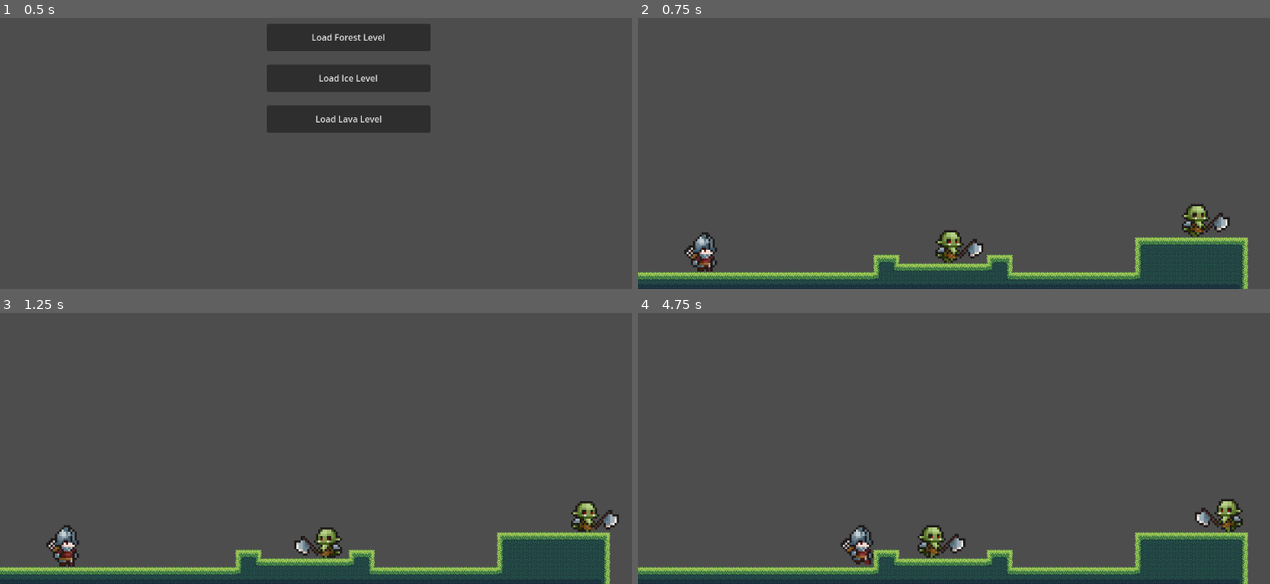
Above: before the commit, frames 1-4 (two rows, left to right).
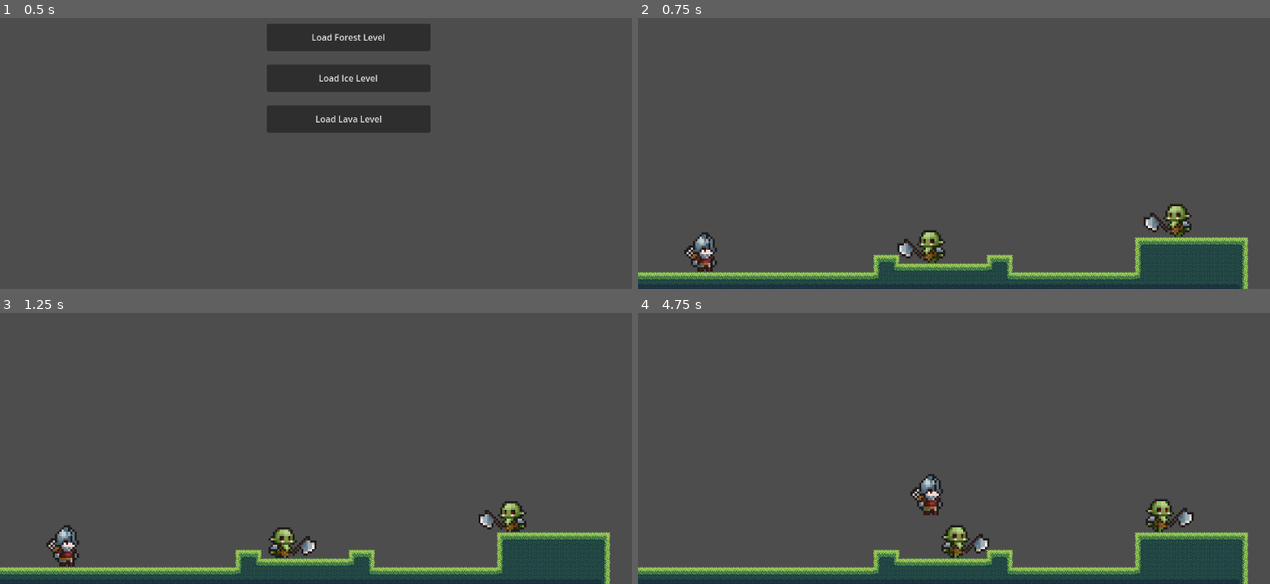
Above: after the commit, the same moments.

Repository: sriramadhenu/mage-race
Game: Godot game, scene res://scenes/ui/level_loader.tscn
Same seed, same stepped clock (60 frames per second), same inputs: the game is played once before the commit and once after it.
Inputs:
- Up to frame 1 (0.5 s): no input
- Up to frame 2 (0.75 s): click "Load Forest Level" at 0.5 s
- Up to frame 3 (1.25 s): no input
- Up to frame 4 (4.75 s): hold D (player_forward, bound only before the commit) 1.28-2.78 s; tap E (dash, bound only after the commit) at 1.35, 2.3, 2.85, 3.6 s; tap Up (jump, bound only after the commit) at 1.52, 1.55, 1.82, 2.1, 2.27, 2.57, 3.05, 3.77, 4.07, 4.35, 4.52 s; hold Left (move_left, bound only after the commit) 2.78-3.53 s; hold D (player_forward, bound only before the commit) from 3.53 s (still down)

Frame 1 is identical in both runs. In frame 2, 2.0% of the frame differs, in the area x 40-94%, y 68-91%; in frame 3, 2.0%; in frame 4, 3.0%, in the area x 32-96%, y 59-93%.

Commit message:
Added working commands for players: dash, jump, move l/r

Diff:
--- a/project.godot
+++ b/project.godot
@@ -22,16 +22,29 @@
 
 [input]
 
-player_forward={
+move_right={
 "deadzone": 0.2,
-"events": [Object(InputEventKey,"resource_local_to_scene":false,"resource_name":"","device":-1,"window_id":0,"alt_pressed":false,"shift_pressed":false,"ctrl_pressed":false,"meta_pressed":false,"pressed":false,"keycode":0,"physical_keycode":68,"key_label":0,"unicode":100,"location":0,"echo":false,"script":null)
-, Object(InputEventKey,"resource_local_to_scene":false,"resource_name":"","device":-1,"window_id":0,"alt_pressed":false,"shif …(180 unchanged characters)…
+"events": [Object(InputEventKey,"resource_local_to_scene":false,"resource_name":"","device":0,"window_id":0,"alt_pressed":false,"shift_pressed":false,"ctrl_pressed":false,"meta_pressed":false,"pressed":false,"keycode":0,"physical_keycode":68,"key_label":0,"unicode":0,"location":0,"echo":false,"script":null)
+, Object(InputEventKey,"resource_local_to_scene":false,"resource_name":"","device":0,"window_id":0,"alt_pressed":false,"shif …(180 unchanged characters)…
 ]
 }
-player_backward={
+move_left={
 "deadzone": 0.2,
-"events": [Object(InputEventKey,"resource_local_to_scene":false,"resource_name":"","device":-1,"window_id":0,"alt_pressed":false,"shift_pressed":false,"ctrl_pressed":false,"meta_pressed":false,"pressed":false,"keycode":0,"physical_keycode":65,"key_label":0,"unicode":97,"location":0,"echo":false,"script":null)
-, Object(InputEventKey,"resource_local_to_scene":false,"resource_name":"","device":-1,"window_id":0,"alt_pressed":false,"shift_pressed":false,"ctrl_pressed":false,"meta_pressed":false,"pressed":false,"keycode":0,"physical_keycode":4194319,"key_label":0,"unicode":0,"location":0,"echo":false,"script":null)
+"events": [Object(InputEventKey,"resource_local_to_scene":false,"resource_name":"","device":0,"window_id":0,"alt_pressed":false,"shift_pressed":false,"ctrl_pressed":false,"meta_pressed":false,"pressed":false,"keycode":0,"physical_keycode":4194319,"key_label":0,"unicode":0,"location":0,"echo":false,"script":null)
+, Object(InputEventKey,"resource_local_to_scene":false,"resource_name":"","device":0,"window_id":0,"alt_pressed":false,"shift_pressed":false,"ctrl_pressed":false,"meta_pressed":false,"pressed":false,"keycode":0,"physical_keycode":65,"key_label":0,"unicode":0,"location":0,"echo":false,"script":null)
+]
+}
+jump={
+"deadzone": 0.2,
+"events": [Object(InputEventKey,"resource_local_to_scene":false,"resource_name":"","device":0,"window_id":0,"alt_pressed":false,"shift_pressed":false,"ctrl_pressed":false,"meta_pressed":false,"pressed":false,"keycode":0,"physical_keycode":4194320,"key_label":0,"unicode":0,"location":0,"echo":false,"script":null)
+, Object(InputEventKey,"resource_local_to_scene":false,"resource_name":"","device":0,"window_id":0,"alt_pressed":false,"shift_pressed":false,"ctrl_pressed":false,"meta_pressed":false,"pressed":false,"keycode":0,"physical_keycode":87,"key_label":0,"unicode":0,"location":0,"echo":false,"script":null)
+]
+}
+dash={
+"deadzone": 0.2,
+"events": [Object(InputEventKey,"resource_local_to_scene":false,"resource_name":"","device":0,"window_id":0,"alt_pressed":false,"shift_pressed":false,"ctrl_pressed":false,"meta_pressed":false,"pressed":false,"keycode":0,"physical_keycode":69,"key_label":0,"unicode":0,"location":0,"echo":false,"script":null)
+, Object(InputEventKey,"resource_local_to_scene":false,"resource_name":"","device":0,"window_id":0,"alt_pressed":false,"shift_pressed":true,"ctrl_pressed":false,"meta_pressed":false,"pressed":false,"keycode":0,"physical_keycode":4194321,"key_label":0,"unicode":0,"location":0,"echo":false,"script":null)
+, Object(InputEventKey,"resource_local_to_scene":false,"resource_name":"","device":0,"window_id":0,"alt_pressed":false,"shift_pressed":true,"ctrl_pressed":false,"meta_pressed":false,"pressed":false,"keycode":0,"physical_keycode":4194319,"key_label":0,"unicode":0,"location":0,"echo":false,"script":null)
 ]
 }
 
--- /dev/null
+++ b/scenes/characters/character.tscn
@@ -0,0 +1,13 @@
+[gd_scene load_steps=3 format=3 uid="uid://egdt7p66lrjq"]
+
+[ext_resource type="Script" uid="uid://dxqbdy6yf70pm" path="res://scripts/character.gd" id="1_x31xa"]
+
+[sub_resource type="RectangleShape2D" id="RectangleShape2D_f826p"]
+
+[node name="Character" type="CharacterBody2D"]
+script = ExtResource("1_x31xa")
+
+[node name="CollisionShape2D" type="CollisionShape2D" parent="."]
+shape = SubResource("RectangleShape2D_f826p")
+
+[node name="Sprite2D" type="Sprite2D" parent="."]
--- a/scenes/characters/player.tscn
+++ b/scenes/characters/player.tscn
@@ -1,9 +1,9 @@
 [gd_scene load_steps=27 format=3 uid="uid://biufvwmgorgev"]
 
-[ext_resource type="Texture2D" uid="uid://d2cuxek47fi5u" path="res://assets/sprites/Soldier/Soldier/Soldier-Attack01.png" id="1_76oj4"]
+[ext_resource type="Texture2D" uid="uid://d2cuxek47fi5u" path="res://assets/sprites/Soldier/Soldier-Attack01.png" id="1_76oj4"]
 [ext_resource type="Script" uid="uid://lcfrvnq01hhq" path="res://scripts/player/player.gd" id="1_dyp2m"]
-[ext_resource type="Texture2D" uid="uid://ph74n20q7acf" path="res://assets/sprites/Soldier/Soldier/Soldier-Idle.png" id="1_rp718"]
-[ext_resource type="Texture2D" uid="uid://dfq1e2r7pfuxo" path="res://assets/sprites/Soldier/Soldier/Soldier-Walk.png" id="2_yewv4"]
+[ext_resource type="Texture2D" uid="uid://ph74n20q7acf" path="res://assets/sprites/Soldier/Soldier-Idle.png" id="1_rp718"]
+[ext_resource type="Texture2D" uid="uid://dfq1e2r7pfuxo" path="res://assets/sprites/Soldier/Soldier-Walk.png" id="2_yewv4"]
 
 [sub_resource type="AtlasTexture" id="AtlasTexture_g66nw"]
 atlas = ExtResource("1_76oj4")
@@ -180,3 +180,15 @@
 [node name="CollisionShape2D" type="CollisionShape2D" parent="."]
 position = Vector2(-6, -8)
 shape = SubResource("RectangleShape2D_dyp2m")
+
+[node name="Audio" type="Node2D" parent="."]
+
+[node name="jump" type="AudioStreamPlayer2D" parent="Audio"]
+
+[node name="dash" type="AudioStreamPlayer2D" parent="Audio"]
+
+[node name="hurt" type="AudioStreamPlayer2D" parent="Audio"]
+
+[node name="spawn" type="AudioStreamPlayer2D" parent="Audio"]
+
+[node name="death" type="AudioStreamPlayer2D" parent="Audio"]
--- /dev/null
+++ b/scenes/dialogue_box.tscn
@@ -0,0 +1,12 @@
+[gd_scene format=3 uid="uid://cfd86qccjlkrv"]
+
+[node name="DialogueBox" type="MarginContainer"]
+
+[node name="NinePatchRect" type="NinePatchRect" parent="."]
+layout_mode = 2
+
+[node name="MarginContainer" type="MarginContainer" parent="."]
+layout_mode = 2
+
+[node name="Label" type="Label" parent="MarginContainer"]
+layout_mode = 2
--- a/scenes/levels/level_forest.tscn
+++ b/scenes/levels/level_forest.tscn
@@ -1,8 +1,10 @@
-[gd_scene load_steps=6 format=4 uid="uid://xm64rd5b2omd"]
+[gd_scene load_steps=8 format=4 uid="uid://xm64rd5b2omd"]
 
 [ext_resource type="Texture2D" uid="uid://lq81smlyojn8" path="res://assets/tilesets/jungle tileset/jungle tileset.png" id="1_om5tm"]
+[ext_resource type="PackedScene" uid="uid://cfd86qccjlkrv" path="res://scenes/dialogue_box.tscn" id="2_5341k"]
 [ext_resource type="PackedScene" uid="uid://biufvwmgorgev" path="res://scenes/characters/player.tscn" id="2_tbxb2"]
 [ext_resource type="PackedScene" uid="uid://ckc0q8k0gl23y" path="res://scenes/characters/orc_enemy.tscn" id="3_4tf07"]
+[ext_resource type="Script" uid="uid://cw2xgyxiqhtri" path="res://scripts/dialogue_box.gd" id="3_fck32"]
 
 [sub_resource type="TileSetAtlasSource" id="TileSetAtlasSource_tbxb2"]
 texture = ExtResource("1_om5tm")
@@ -367,7 +369,13 @@
 [node name="Camera2D" type="Camera2D" parent="."]
 position = Vector2(640, 360)
 
+[node name="DialogueBox" parent="Camera2D" instance=ExtResource("2_5341k")]
+unique_name_in_owner = true
+visible = false
+script = ExtResource("3_fck32")
+
 [node name="Player" parent="." instance=ExtResource("2_tbxb2")]
+unique_name_in_owner = true
 position = Vector2(121, 660)
 
 [node name="OrcEnemy" parent="." instance=ExtResource("3_4tf07")]
--- /dev/null
+++ b/scripts/character.gd
@@ -0,0 +1,61 @@
+class_name Character
+extends CharacterBody2D
+
+signal CharacterDirectionChange(facing:Facing)
+
+enum Facing {
+	LEFT,
+	RIGHT
+}
+
+const TERMINAL_VELOCITY = 700
+const DEFAULT_JUMP_VELOCITY = -400
+const DEFAULT_MOVE_VELOCITY = 300
+
+# Movement variables
+var movement_speed = DEFAULT_MOVE_VELOCITY
+var jump_velocity = DEFAULT_JUMP_VELOCITY
+
+# Command references
+var right_cmd: Command
+var left_cmd: Command
+var up_cmd: Command
+var idle: Command
+var dash_cmd: Command
+
+# State flags
+var facing: Facing = Facing.RIGHT
+var jumping: bool = false
+
+var gravity: int = ProjectSettings.get("physics/2d/default_gravity")
+var _horizontal_input: float
+
+@onready var sprite: AnimatedSprite2D = $AnimatedSprite2D
+@onready var dialogue_box: DialogueBox = %DialogueBox
+
+func _ready() -> void:
+	jumping = false
+
+	change_facing(facing)
+
+func move(value: float) -> void:
+	"""Set horizontal input direction"""
+	_horizontal_input = value
+
+func change_facing(new_facing: Facing) -> void:
+	facing = new_facing
+	sprite.flip_h = (facing == Facing.LEFT)
+	emit_signal("CharacterDirectionChange", facing)
+
+func command_callback(_name:String) -> void:
+	pass
+
+func _physics_process(delta: float) -> void:
+	_apply_gravity(delta)
+	_apply_movement(delta)
+
+func _apply_movement(_delta: float):
+	move_and_slide()
+
+func _apply_gravity(delta : float) -> void:
+	velocity.y = minf(TERMINAL_VELOCITY, velocity.y + gravity * delta)
--- /dev/null
+++ b/scripts/commands/command.gd
@@ -0,0 +1,9 @@
+@abstract class_name Command
+
+enum Status {
+	ACTIVE,
+	DONE,
+	ERROR,
+}
+
+@abstract func execute(_character: Character) -> Status
--- /dev/null
+++ b/scripts/commands/player/dash_command.gd
@@ -0,0 +1,50 @@
+class_name DashCommand
+extends Command
+
+# dash states
+var is_dashing: bool = false
+var can_dash: bool = true
+var dash_timer: float = 0.0
+var cooldown_timer: float = 0.0
+var dash_direction: Vector2 = Vector2.ZERO
+
+const DASH_SPEED := 500.0
+const DASH_DURATION := 0.7
+const DASH_COOLDOWN := 1.0
+
+
+func execute(character: Character) -> Status:
+	# cannot dash if in cooldown or already dashing
+	if not can_dash or is_dashing:
+		return Status.ERROR
+
+	# determine dash direction based on character facing
+	if character.facing == Character.Facing.RIGHT:
+		dash_direction = Vector2.RIGHT
+	else:
+		dash_direction = Vector2.LEFT
+
+	# Activate dash
+	is_dashing = true
+	can_dash = false
+	dash_timer = DASH_DURATION
+	character.velocity.x = dash_direction.x * DASH_SPEED
+	character.command_callback("dash")
+
+	return Status.DONE
+
+
+func update(character: Character, delta: float) -> void:
+	# if dashing, reduce timer
+	if is_dashing:
+		dash_timer -= delta
+		if dash_timer <= 0.0:
+			is_dashing = false
+			character.velocity.x = 0
+			cooldown_timer = DASH_COOLDOWN
+
+	# Cooldown handling
+	if not can_dash:
+		cooldown_timer -= delta
+		if cooldown_timer <= 0.0:
+			can_dash = true
--- /dev/null
+++ b/scripts/commands/player/idle_command.gd
@@ -0,0 +1,6 @@
+class_name IdleCommand
+extends Command
+
+func execute(character: Character) -> Status:
+	character.velocity.x = 0
+	return Status.DONE
--- /dev/null
+++ b/scripts/commands/player/jump_command.gd
@@ -0,0 +1,10 @@
+class_name JumpCommand
+extends Command
+
+func execute(character: Character) -> Status:
+	if character.is_on_floor():
+		character.velocity.y = character.jump_velocity
+		character.jumping = true
+		character.command_callback("jump")
+
+	return Status.DONE
--- /dev/null
+++ b/scripts/commands/player/move_left_command.gd
@@ -0,0 +1,11 @@
+class_name MoveLeftCommand
+extends Command
+
+func execute(character: Character) -> Status:
+	if character.dash_cmd.is_dashing:
+		return Status.DONE
+	var input = -1 * character.movement_speed
+	character.velocity.x = input
+	character.sprite.flip_h = true
+	character.change_facing(Character.Facing.LEFT)
+	return Status.DONE
--- /dev/null
+++ b/scripts/commands/player/move_right_command.gd
@@ -0,0 +1,11 @@
+class_name MoveRightCommand
+extends Command
+
+func execute(character: Character) -> Status:
+	if character.dash_cmd.is_dashing:
+		return Status.DONE
+	var input = character.movement_speed
+	character.velocity.x = input
+	character.sprite.flip_h = false
+	character.change_facing(Character.Facing.RIGHT)
+	return Status.DONE
--- /dev/null
+++ b/scripts/dialogue_box.gd
@@ -0,0 +1,5 @@
+class_name DialogueBox
+extends MarginContainer
+
+@onready var label:Label = $MarginContainer/Label
+@onready var nine_patch:NinePatchRect = $NinePatchRect
--- a/scripts/player/player.gd
+++ b/scripts/player/player.gd
@@ -1,21 +1,94 @@
-extends CharacterBody2D
+class_name Player
+extends Character
 
-const WALK_SPEED = 300
+@export var health:int = 100
 
-@onready var sprite = $AnimatedSprite2D
+# player states
+var _damaged:bool = false
+var _dead:bool = false
+var cmd_list : Array[Command]
 
-func _process(_delta: float):
-	var dir_x := 0
-	if Input.is_action_pressed("player_forward"):
-		dir_x += 1
-	if Input.is_action_pressed("player_backward"):
-		dir_x -= 1
+func _ready() -> void:
+	bind_player_input_commands()
+	command_callback("spawn")
 
-	velocity.x = dir_x * WALK_SPEED
-	move_and_slide()
+func _physics_process(delta: float) -> void:
+	if _dead:
+		return
+	# Update dash every frame (important)
+	dash_cmd.update(self, delta)
 
-	if dir_x != 0:
-		sprite.flip_h = dir_x < 0
-		sprite.play("walk")
+	# If any queued commands exist, process them first
+	if len(cmd_list)>0:
+		var command_status:Command.Status = cmd_list.front().execute(self)
+		#if command_status == Command.Status.ACTIVE:
+		if Command.Status.DONE == command_status:
+			cmd_list.pop_front()
+		super(delta)
+		return
+
+	var move_input = Input.get_action_strength("move_right") - Input.get_action_strength("move_left")
+	if Input.is_action_just_pressed("jump"):
+		var jump_cmd = JumpCommand.new()
+		jump_cmd.execute(self)
+	if Input.is_action_just_pressed("dash"):
+		dash_cmd.execute(self)
+
+	if move_input > 0.1:
+		right_cmd.execute(self)
+	elif move_input < -0.1:
+		left_cmd.execute(self)
 	else:
-		sprite.play("idle")
+		idle.execute(self)
+
+	super(delta)
+
+func bind_player_input_commands():
+	right_cmd = MoveRightCommand.new()
+	left_cmd = MoveLeftCommand.new()
+	up_cmd = JumpCommand.new()
+	idle = IdleCommand.new()
+	dash_cmd = DashCommand.new()
+
+func unbind_player_input_commands():
+	right_cmd = IdleCommand.new()
+	left_cmd = IdleCommand.new()
+	up_cmd = IdleCommand.new()
+	idle = IdleCommand.new()
+	dash_cmd = IdleCommand.new()
+
+func take_damage(dmg: int) -> void:
+	health -= dmg
+	_damaged = true
+
+	if health <= 0:
+		_die()
+	else:
+		command_callback("hurt")
+
+func _die() -> void:
+	_dead = true
+	command_callback("death")
+
+func resurrect() -> void:
+	_dead = false
+	health = 100
+	command_callback("undeath")
+
+
+func command_callback(cmd_name:String) -> void:
+	match cmd_name:
+		"jump":
+			_play($Audio/jump)
+		"dash":
+			_play($Audio/dash)
+		"hurt":
+			_play($Audio/hurt)
+		"death":
+			_play($Audio/defeat)
+		"spawn":
+			_play($Audio/spawn)
+
+func _play(player:AudioStreamPlayer2D) -> void:
+	if !player.playing:
+		player.play()
Not shown, added: scripts/character.gd.uid
Not shown, added: scripts/commands/command.gd.uid
Not shown, added: scripts/commands/player/dash_command.gd.uid
Not shown, added: scripts/commands/player/idle_command.gd.uid
Not shown, added: scripts/commands/player/jump_command.gd.uid
Not shown, added: scripts/commands/player/move_left_command.gd.uid
Not shown, added: scripts/commands/player/move_right_command.gd.uid
Not shown, added: scripts/dialogue_box.gd.uid
